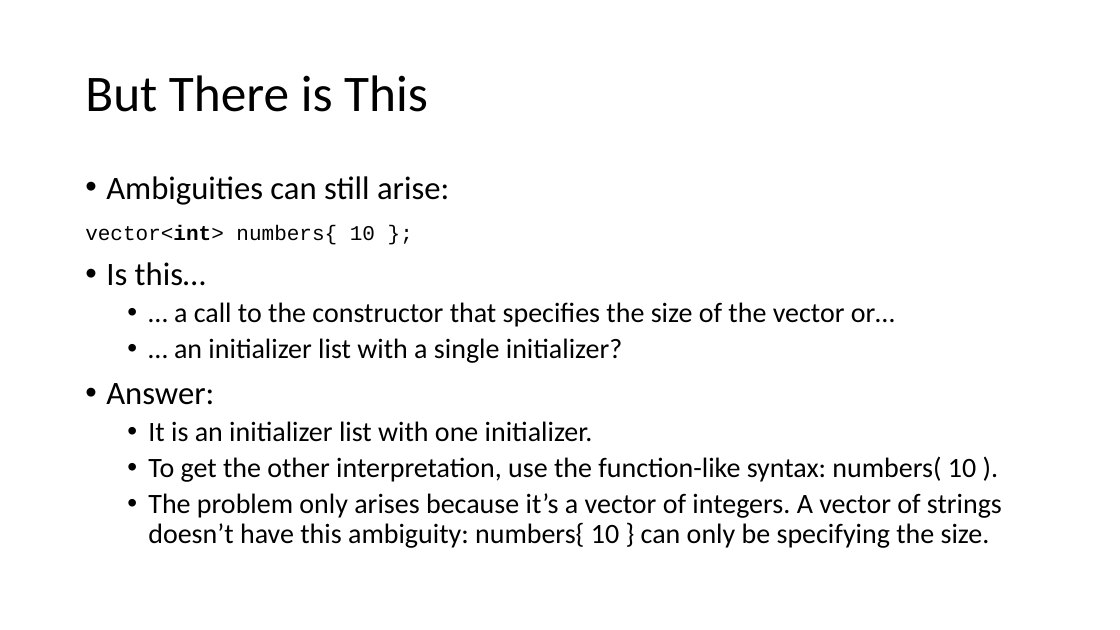
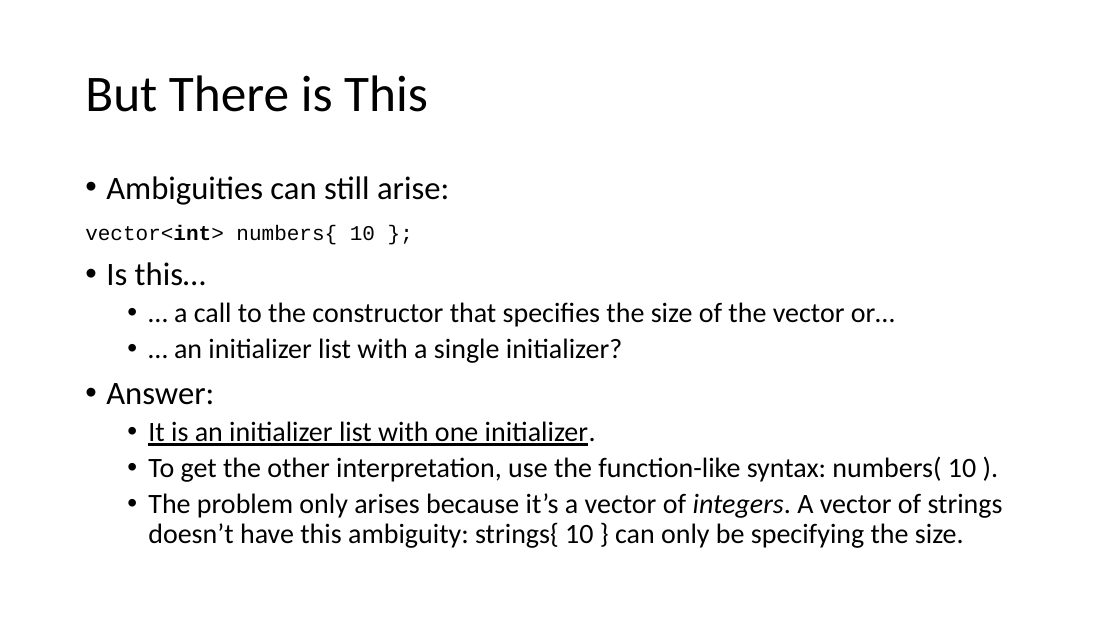
Before and after one commit to pchapin/cpp, a slide deck: slide 27 of Presentations/Initialization.pptx (slide 26 before the commit). Drawn at 1120x630 pixels with LibreOffice and Linux fonts; fonts in the diff are those of the drawing. Boxes give left, top, right and bottom in pixels: in the first picture for what was removed or moved away, otherwise in the second. Text is boxed around its words. In the diff, an @@ line names an element or a change of style, - is before the commit and + after.

```diff
--- a/Presentations/Initialization.pptx
+++ b/Presentations/Initialization.pptx
@@ text at (x1=148, y1=421, x2=596, y2=446): underline on in "It is an initializer list with one ..." @@
@@ text at (x1=148, y1=493, x2=1003, y2=548): text changed @@
-  • The problem only arises because it’s a vector of integers. A vector of strings doesn’t have this ambiguity: numbers{ 10 } can only be specifying the size.
+  • The problem only arises because it’s a vector of integers. A vector of strings doesn’t have this ambiguity: strings{ 10 } can only be specifying the size.
```
Also in this commit, not shown: 6 other slides changed, 1 slide added.
